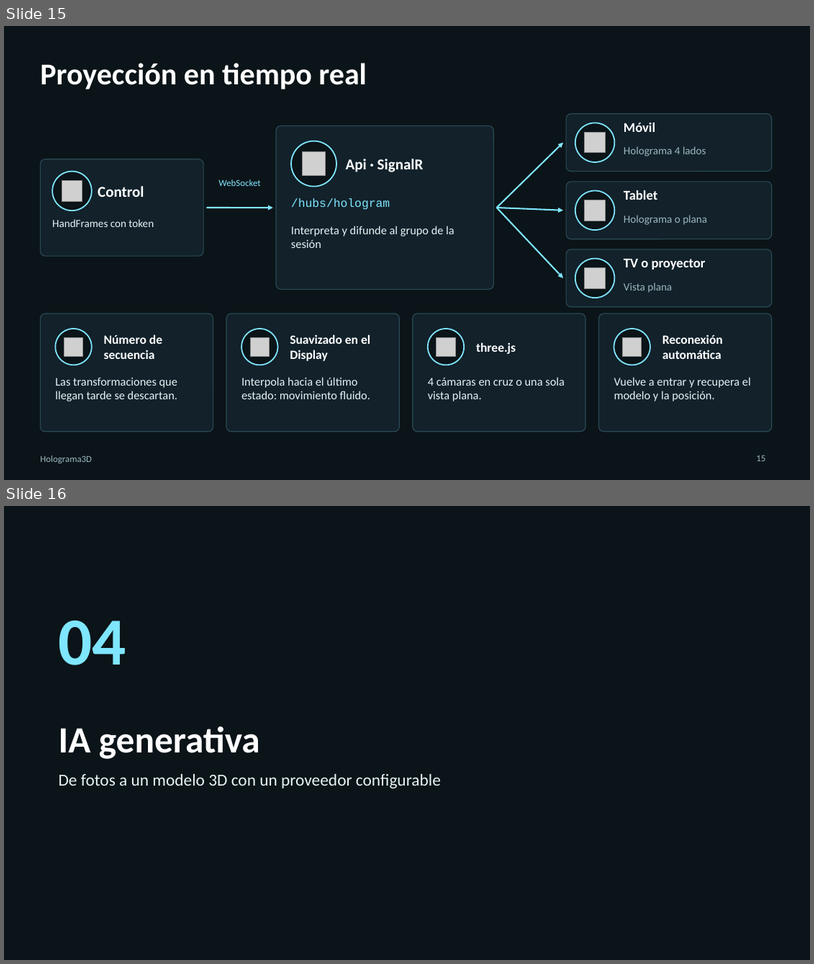
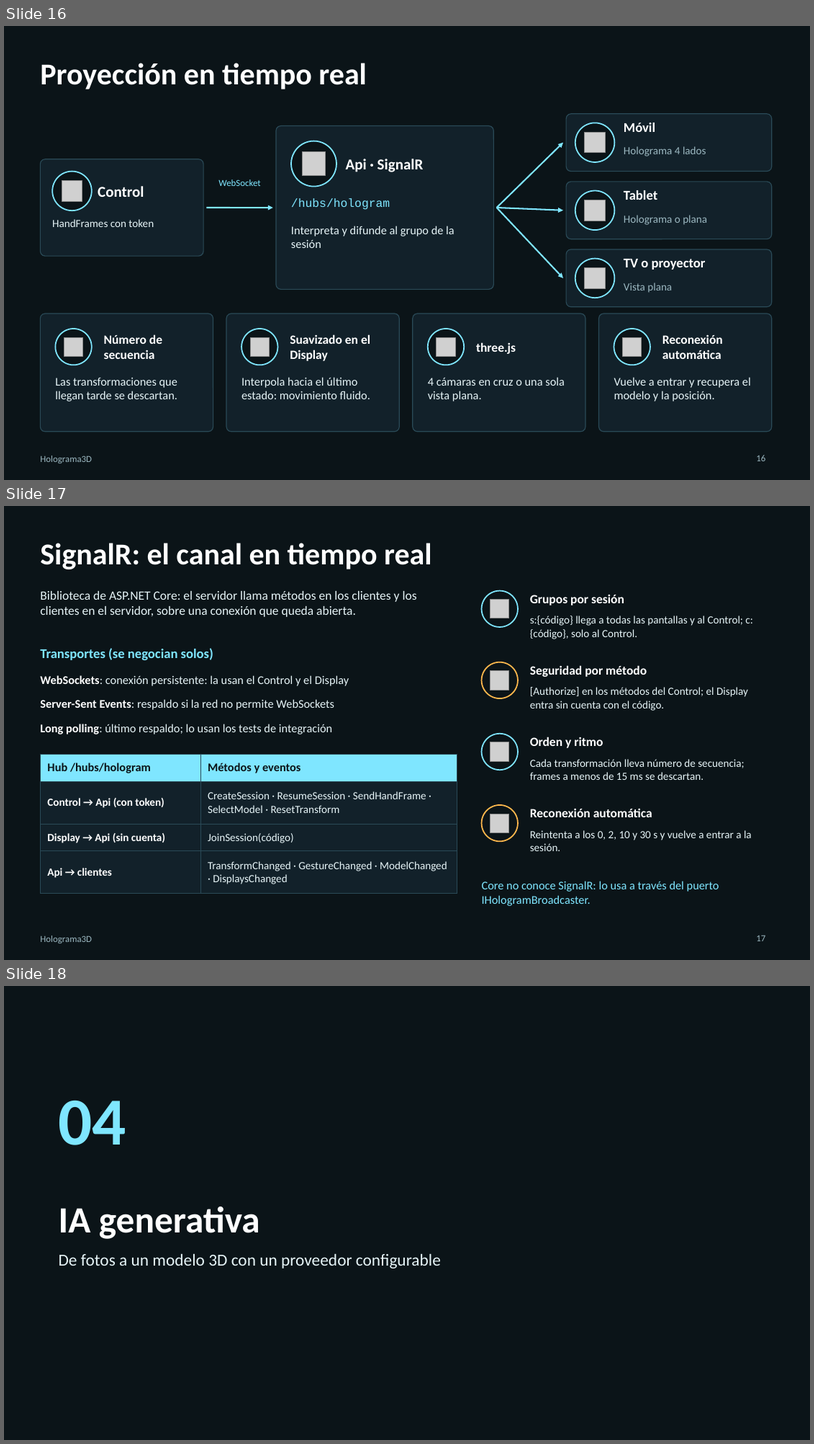
Before and after one commit to MichaelRod94/Holograma-Interactivo, a slide deck: docs/Holograma3D.pptx. Shown one above the other, each under a label of ours: slides 15 and 16 before the commit, slides 16, 17 and 18 after it. The pictures are 814x964 and 814x1444 pixels, drawn with LibreOffice and Linux fonts; fonts in the diff are those of the drawing; grey boxes stand for pictures. Boxes give left, top, right and bottom in pixels: in the first picture for what was removed or moved away, otherwise in the second. Text is boxed around its words. In the diff, an @@ line names an element or a change of style, - is before the commit and + after.

```diff
--- a/docs/Holograma3D.pptx
+++ b/docs/Holograma3D.pptx
@@ slide 17 added at (4, 506, 810, 960), background #0B1418; not listed: 1 template element that a slide beside it also shows @@
@@ title added at (40, 543, 432, 569), 36 pt, text #FFFFFF, bold @@
+SignalR: el canal en tiempo real
@@ text added at (40, 591, 417, 617), 15 pt, text #E6F4F7 @@
+Biblioteca de ASP.NET Core: el servidor llama métodos en los clientes y los clientes en el servidor, sobre una conexión que queda abierta.
@@ ellipse added at (482, 591, 518, 627), fill #0B1418, outline #7FE6FF 1.5 pt @@
@@ picture added at (491, 599, 509, 618) @@
@@ text added at (530, 595, 625, 605), 15 pt, text #FFFFFF, bold @@
+Grupos por sesión
@@ text added at (530, 615, 753, 639), 13 pt, text #E6F4F7 @@
+s:{código} llega a todas las pantallas y al Control; c:{código}, solo al Control.
@@ text added at (40, 648, 214, 660), 16 pt, text #7FE6FF, bold @@
+Transportes (se negocian solos)
@@ text added at (40, 675, 349, 686), 14 pt, text #E6F4F7 @@
+WebSockets: conexión persistente: la usan el Control y el Display
@@ ellipse added at (482, 662, 518, 698), fill #0B1418, outline #FFB84D 1.5 pt @@
@@ picture added at (491, 671, 509, 690) @@
@@ text added at (530, 665, 647, 677), 15 pt, text #FFFFFF, bold @@
+Seguridad por método
@@ text added at (40, 699, 334, 710), 14 pt, text #E6F4F7 @@
+Server-Sent Events: respaldo si la red no permite WebSockets
@@ text added at (530, 687, 748, 710), 13 pt, text #E6F4F7 @@
+[Authorize] en los métodos del Control; el Display entra sin cuenta con el código.
@@ text added at (40, 723, 332, 734), 14 pt, text #E6F4F7 @@
+Long polling: último respaldo; lo usan los tests de integración
@@ ellipse added at (482, 734, 518, 770), fill #0B1418, outline #7FE6FF 1.5 pt @@
@@ picture added at (491, 742, 509, 761) @@
@@ text added at (530, 736, 603, 748), 15 pt, text #FFFFFF, bold @@
+Orden y ritmo
@@ table added at (40, 754, 458, 887), 4 rows, 2 columns @@
+Hub /hubs/hologram | Métodos y eventos
+Control → Api (con token) | CreateSession · ResumeSession · SendHandFrame · SelectModel · ResetTransform
+Display → Api (sin cuenta) | JoinSession(código)
+Api → clientes | TransformChanged · GestureChanged · ModelChanged · DisplaysChanged
@@ text added at (530, 759, 744, 780), 13 pt, text #E6F4F7 @@
+Cada transformación lleva número de secuencia; frames a menos de 15 ms se descartan.
@@ ellipse added at (482, 805, 518, 841), fill #0B1418, outline #FFB84D 1.5 pt @@
@@ text added at (530, 808, 653, 817), 15 pt, text #FFFFFF, bold @@
+Reconexión automática
@@ picture added at (491, 813, 509, 832) @@
@@ text added at (530, 830, 752, 851), 13 pt, text #E6F4F7 @@
+Reintenta a los 0, 2, 10 y 30 s y vuelve a entrar a la sesión.
@@ text added at (482, 880, 720, 906), 14 pt, text #7FE6FF @@
+Core no conoce SignalR: lo usa a través del puerto IHologramBroadcaster.
@@ page number added at (756, 935, 766, 941), 11 pt, text #9BB7C0 @@
+17
@@ what was slide 15 is now slide 16 @@
@@ page number at (756, 454, 766, 461): text changed @@
-15
+16
@@ what was slide 16 is now slide 18 @@
```
Also in this commit, not shown: 3 slides changed, 2 other slides added.
